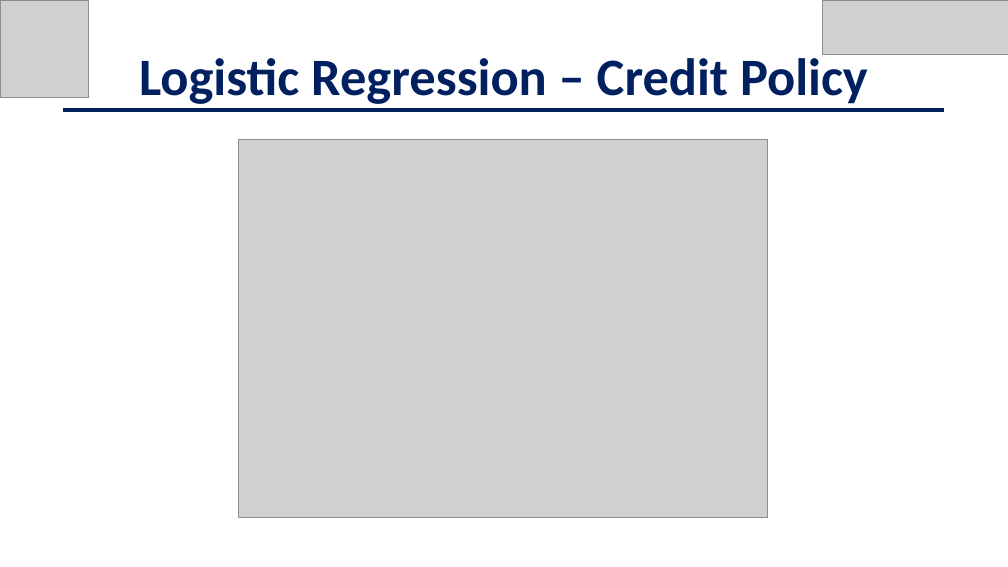
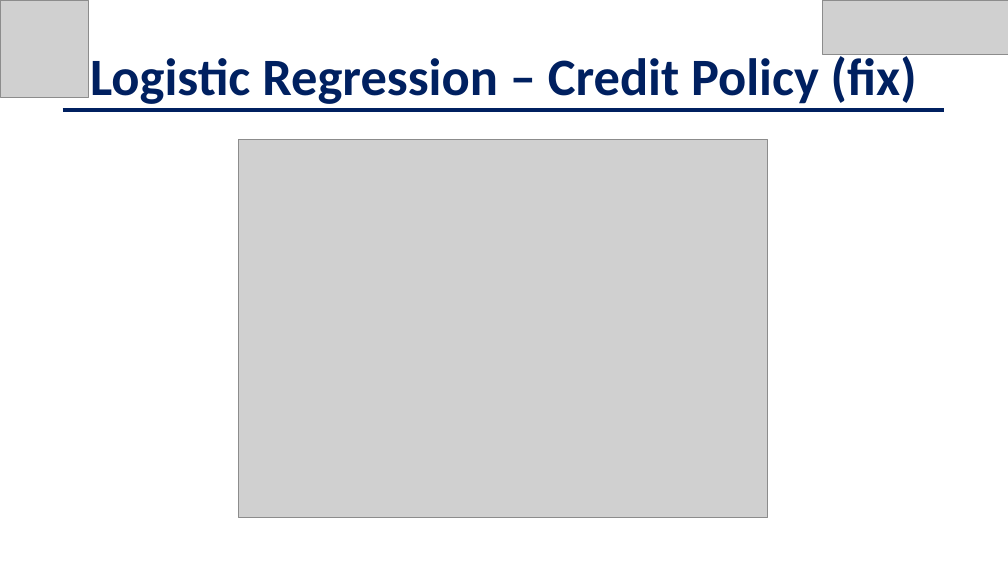
Before and after one commit to jschild01/JMB_DATS_6101, a slide deck: slide 15 of Project2/EDA_LendingClub_Slides - Project 2.pptx (slide 14 before the commit). Drawn at 1008x567 pixels with LibreOffice and Linux fonts; fonts in the diff are those of the drawing; grey boxes stand for pictures. Boxes give left, top, right and bottom in pixels: in the first picture for what was removed or moved away, otherwise in the second. Text is boxed around its words. In the diff, an @@ line names an element or a change of style, - is before the commit and + after.

```diff
--- a/Project2/EDA_LendingClub_Slides - Project 2.pptx
+++ b/Project2/EDA_LendingClub_Slides - Project 2.pptx
@@ text at [90, 51, 917, 104]: text changed @@
-Logistic Regression – Credit Policy
+Logistic Regression – Credit Policy (fix)
```
Also in this commit, not shown: 6 other slides changed, 1 slide added.
